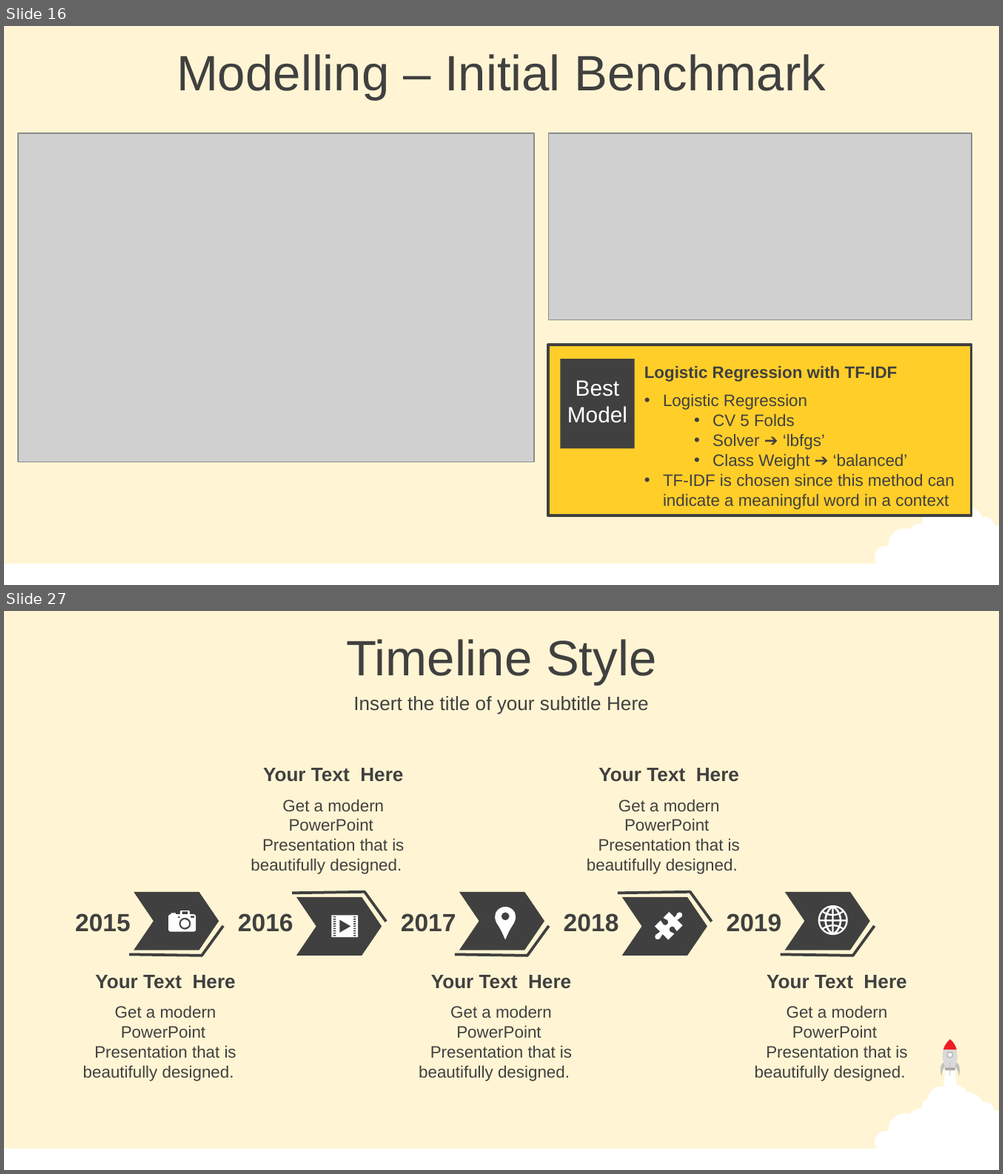
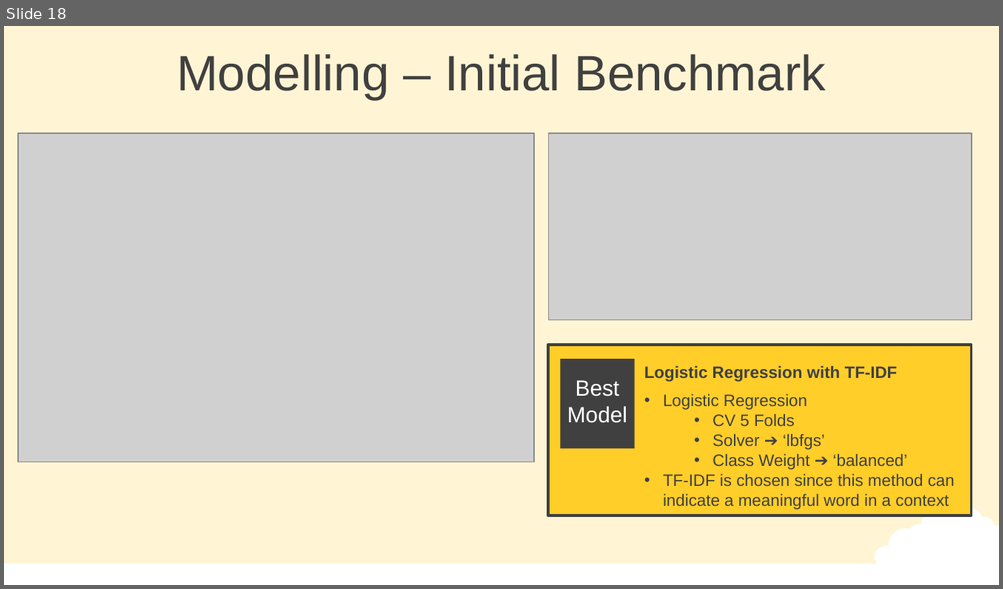
Before and after one commit to Damianus04/data-science-purwadhika-final-project, a slide deck: 0-Final-Project-Presentation.pptx. Shown one above the other, each under a label of ours: slides 16 and 27 before the commit, slide 18 after it; the slides between them are not shown. The pictures are 1003x1174 and 1003x589 pixels, drawn with LibreOffice and Linux fonts; fonts in the diff are those of the drawing; grey boxes stand for pictures. Boxes give left, top, right and bottom in pixels: in the first picture for what was removed or moved away, otherwise in the second. Text is boxed around its words. In the diff, an @@ line names an element or a change of style, - is before the commit and + after.

```diff
--- a/0-Final-Project-Presentation.pptx
+++ b/0-Final-Project-Presentation.pptx
@@ slide 27 removed at <box>4,611,999,1170</box>, background #FFF5D4; not listed: 2 template elements that a slide beside it also shows @@
@@ text removed at <box>346,639,656,685</box> @@
-Timeline Style
@@ text removed at <box>353,696,649,715</box> @@
-Insert the title of your subtitle Here
@@ text removed at <box>263,768,403,782</box> @@
-Your Text Here
@@ text removed at <box>598,768,739,782</box> @@
-Your Text Here
@@ text removed at <box>250,799,404,874</box> @@
-Get a modern PowerPoint Presentation that is beautifully designed.
@@ text removed at <box>586,799,740,874</box> @@
-Get a modern PowerPoint Presentation that is beautifully designed.
@@ chevron removed at <box>134,892,219,951</box> @@
@@ freeform shape removed at <box>291,892,385,923</box> @@
@@ chevron removed at <box>296,897,382,956</box> @@
@@ chevron removed at <box>460,892,545,951</box> @@
@@ freeform shape removed at <box>617,892,711,923</box> @@
@@ chevron removed at <box>622,897,707,956</box> @@
@@ chevron removed at <box>785,892,871,951</box> @@
@@ text removed at <box>75,914,131,932</box> @@
-2015
@@ freeform shape removed at <box>168,911,196,931</box> @@
@@ text removed at <box>238,914,293,932</box> @@
-2016
@@ freeform shape removed at <box>331,915,358,937</box> @@
@@ text removed at <box>401,914,456,932</box> @@
-2017
@@ freeform shape removed at <box>486,903,525,941</box> @@
@@ text removed at <box>563,914,619,932</box> @@
-2018
@@ freeform shape removed at <box>649,907,688,946</box> @@
@@ text removed at <box>726,914,782,932</box> @@
-2019
@@ freeform shape removed at <box>817,906,848,935</box> @@
@@ freeform shape removed at <box>129,926,223,956</box> @@
@@ freeform shape removed at <box>455,926,548,956</box> @@
@@ freeform shape removed at <box>780,926,874,956</box> @@
@@ text removed at <box>95,975,236,989</box> @@
-Your Text Here
@@ text removed at <box>431,975,571,989</box> @@
-Your Text Here
@@ text removed at <box>766,975,906,989</box> @@
-Your Text Here
@@ text removed at <box>83,1005,236,1082</box> @@
-Get a modern PowerPoint Presentation that is beautifully designed.
@@ text removed at <box>418,1005,572,1082</box> @@
-Get a modern PowerPoint Presentation that is beautifully designed.
@@ text removed at <box>754,1005,907,1082</box> @@
-Get a modern PowerPoint Presentation that is beautifully designed.
@@ group removed at <box>940,1039,959,1076</box>: 5 freeform shapes, 1 ellipse, 1 rectangle @@
@@ what was slide 16 is now slide 18 @@
```
Also in this commit, not shown: 4 slides changed, 14 slides added, 40 other slides removed, 12 other files.
